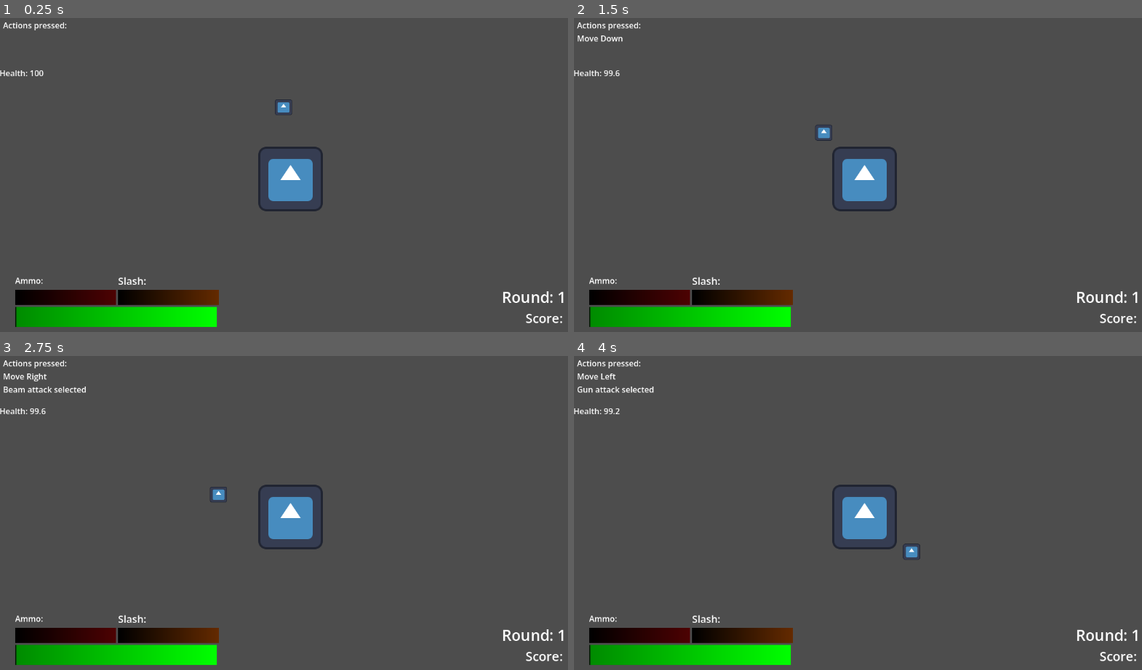
Above: before the commit, frames 1-4 (two rows, left to right).
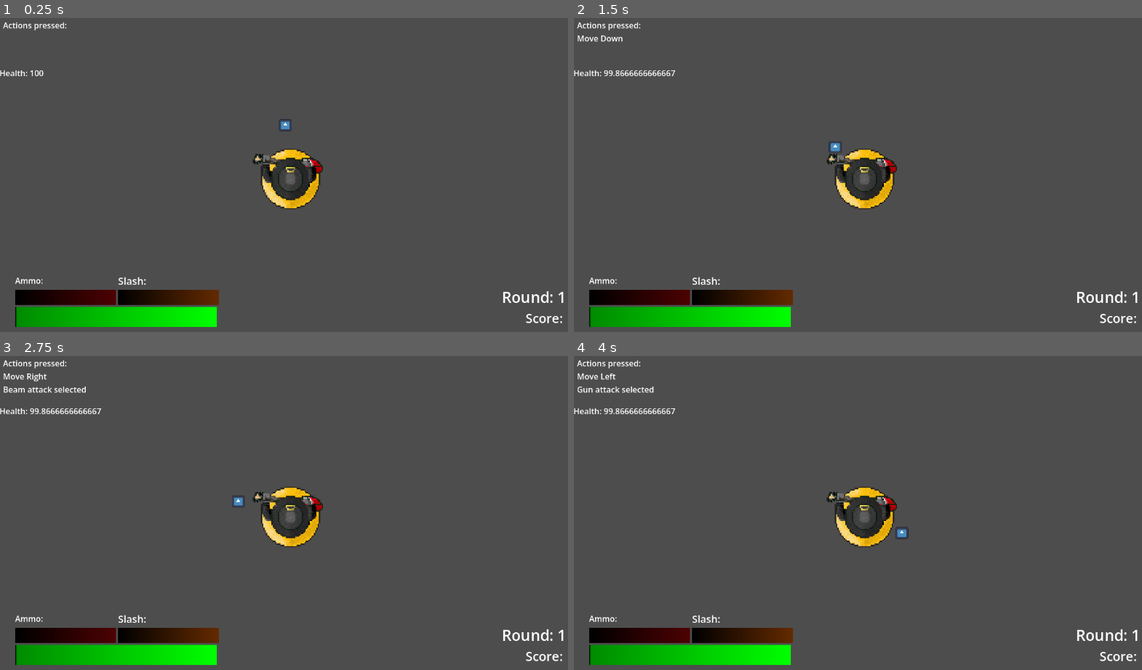
Above: after the commit, the same moments.

Repository: Rhyslan/GuitarBoard_Game
Game: Godot game, scene res://scenes/test/test.tscn
The game is run twice, just before and just after one commit, with the same random seed, the same clock (stepped at 60 frames per second) and the same inputs. The engine's default icon, where the game draws it, is replaced by a stand-in: a white triangle on a blue panel in a dark square.
Inputs:
- Up to frame 1 (0.25 s): no input
- Up to frame 2 (1.5 s): hold D (Right) 0.53-1.28 s; hold 3 (Slash) 0.53-1.28 s; tap Space (Jump) at 0.77 s; hold S (Down) from 1.28 s (still down); tap Left (Attack) at 1.35 s
- Up to frame 3 (2.75 s): tap Space (Jump) at 1.52 s; tap 3 (Slash) at 1.55, 2.3 s; release S (Down) at 2.03 s; hold D (Right) from 2.03 s (still down); hold 2 (Beam) from 2.03 s (still down)
- Up to frame 4 (4 s): release D (Right) at 2.78 s; release 2 (Beam) at 2.78 s; hold W (Up) 2.78-3.53 s; tap 4 (Dash) at 2.85 s; tap Space (Jump) at 3.02, 3.77 s; tap 3 (Slash) at 3.05, 3.8 s; hold A (Left) from 3.53 s (still down); hold 1 (Gun) from 3.53 s (still down)

The runs differ from the first frame. In frame 1, 2.1% of the frame differs, in the area x 44-57%, y 25-62%; in frame 2, 2.2%; in frame 3, 2.2%; in frame 4, 2.2%, in the area x 7-61%, y 16-65%.

Commit message:
Add assets and update slash collision shape

Diff:
--- a/guitar-board/entities/enemies/mob.tscn
+++ b/guitar-board/entities/enemies/mob.tscn
@@ -9,6 +9,8 @@
 [sub_resource type="RectangleShape2D" id="RectangleShape2D_xapus"]
 
 [node name="Mob" type="CharacterBody2D" unique_id=409378065 groups=["mobs"]]
+collision_layer = 3
+collision_mask = 3
 platform_floor_layers = 4294901760
 script = ExtResource("1_d8mg4")
 
--- a/guitar-board/entities/player/beam.tscn
+++ b/guitar-board/entities/player/beam.tscn
@@ -1,19 +1,27 @@
 [gd_scene format=3 uid="uid://dpydk6uympif0"]
 
 [ext_resource type="Script" uid="uid://dy76fbmv72act" path="res://entities/player/beam.gd" id="1_7u0ro"]
-[ext_resource type="Texture2D" uid="uid://b3gnxabljblmq" path="res://assets/beam.png" id="2_idiqm"]
+[ext_resource type="Texture2D" uid="uid://jv7a3pd1clyc" path="res://assets/player/actions/beam.png" id="2_idiqm"]
 
 [sub_resource type="RectangleShape2D" id="RectangleShape2D_idiqm"]
 size = Vector2(80, 80)
+
+[sub_resource type="AnimatedTexture" id="AnimatedTexture_7u0ro"]
+frames = 4
+frame_0/texture = ExtResource("2_idiqm")
+frame_1/duration = 1.0
+frame_2/duration = 1.0
+frame_3/duration = 1.0
 
 [node name="Beam" type="ShapeCast2D" unique_id=322907689]
 shape = SubResource("RectangleShape2D_idiqm")
 target_position = Vector2(0, 0)
 script = ExtResource("1_7u0ro")
+start_distance = 0.0
 
 [node name="Line2D" type="Line2D" parent="." unique_id=730368625]
-points = PackedVector2Array(0, 0, 0, -50)
+visible = false
+points = PackedVector2Array(0, 0, 0, -68)
 width = 80.0
-texture = ExtResource("2_idiqm")
+texture = SubResource("AnimatedTexture_7u0ro")
 texture_mode = 2
-end_cap_mode = 2
--- a/guitar-board/entities/player/bullet.tscn
+++ b/guitar-board/entities/player/bullet.tscn
@@ -1,20 +1,22 @@
 [gd_scene format=3 uid="uid://bhmf7u255m5s6"]
 
 [ext_resource type="Script" uid="uid://ddmnlidojtchn" path="res://entities/player/bullet.gd" id="1_2qgwa"]
-[ext_resource type="Texture2D" uid="uid://bxb4828pdw3v" path="res://assets/bullet.png" id="2_leoqw"]
+[ext_resource type="Texture2D" uid="uid://djjrjpy3oxj0w" path="res://assets/player/actions/bullet.png" id="2_2qgwa"]
 
 [sub_resource type="RectangleShape2D" id="RectangleShape2D_uai0c"]
-size = Vector2(27, 31)
+size = Vector2(24, 49)
 
 [node name="Bullet" type="Area2D" unique_id=189824765]
+collision_layer = 2
+collision_mask = 2
 script = ExtResource("1_2qgwa")
 
 [node name="Sprite2D" type="Sprite2D" parent="." unique_id=329968743]
-scale = Vector2(0.2, 0.2)
-texture = ExtResource("2_leoqw")
+scale = Vector2(0.1, 0.1)
+texture = ExtResource("2_2qgwa")
 
 [node name="CollisionShape2D" type="CollisionShape2D" parent="." unique_id=123225681]
-position = Vector2(0.5, -1.5)
+position = Vector2(0, -8.5)
 shape = SubResource("RectangleShape2D_uai0c")
 
 [connection signal="body_entered" from="." to="." method="_on_body_entered"]
--- a/guitar-board/entities/player/player.tscn
+++ b/guitar-board/entities/player/player.tscn
@@ -1,30 +1,37 @@
 [gd_scene format=3 uid="uid://bg6bi64miavng"]
 
 [ext_resource type="Script" uid="uid://bnueex7p0hhet" path="res://entities/player/player.gd" id="1_abrql"]
-[ext_resource type="Texture2D" uid="uid://ia7x8qr8jrxi" path="res://icon.svg" id="1_symyc"]
 [ext_resource type="PackedScene" uid="uid://bhmf7u255m5s6" path="res://entities/player/bullet.tscn" id="2_sglur"]
+[ext_resource type="Texture2D" uid="uid://c4112t0f88k5s" path="res://assets/player/Player.png" id="3_fkugw"]
 [ext_resource type="PackedScene" uid="uid://46e1880n55v4" path="res://entities/player/slash.tscn" id="4_fkugw"]
 [ext_resource type="PackedScene" uid="uid://dpydk6uympif0" path="res://entities/player/beam.tscn" id="5_8fjmc"]
 
-[sub_resource type="RectangleShape2D" id="RectangleShape2D_abrql"]
-size = Vector2(128, 128)
+[sub_resource type="CircleShape2D" id="CircleShape2D_fkugw"]
+radius = 74.168724
 
 [node name="Player" type="CharacterBody2D" unique_id=2057214509]
 script = ExtResource("1_abrql")
 Bullet = ExtResource("2_sglur")
 
 [node name="Sprite2D" type="Sprite2D" parent="." unique_id=1378449976]
-texture = ExtResource("1_symyc")
+scale = Vector2(0.1, 0.1)
+texture = ExtResource("3_fkugw")
 
 [node name="CollisionShape2D" type="CollisionShape2D" parent="." unique_id=534078518]
-shape = SubResource("RectangleShape2D_abrql")
+shape = SubResource("CircleShape2D_fkugw")
 
 [node name="Camera2D" type="Camera2D" parent="." unique_id=1237259525]
+zoom = Vector2(0.75, 0.75)
 
 [node name="AttackSpawn" type="Marker2D" parent="." unique_id=896916255]
-position = Vector2(0, -77)
+position = Vector2(0, -49)
 
 [node name="Slash" parent="." unique_id=822047906 instance=ExtResource("4_fkugw")]
+visible = false
+position = Vector2(0, -101)
 
 [node name="Beam" parent="." unique_id=942872429 instance=ExtResource("5_8fjmc")]
+position = Vector2(0, -51)
+target_position = Vector2(0, -50)
+collision_mask = 2
 dmg_per_sec = 10.0
--- a/guitar-board/entities/player/slash.gd
+++ b/guitar-board/entities/player/slash.gd
@@ -8,12 +8,13 @@
 	if body.is_in_group("mobs"):
 		mobs.append(body)
 
+
+func _on_body_exited(body: Node2D) -> void:
+	if body.is_in_group("mobs"):
+		mobs.erase(body)
+
+
 func _physics_process(delta: float) -> void:
 	if visible and len(mobs) > 0:
 		for mob in mobs:
 			mob.take_damage(3)
-
-
-func _on_body_exited(body: Node2D) -> void:
-	if body.is_in_group("mobs"):
-		mobs.erase(body)
--- a/guitar-board/entities/player/slash.tscn
+++ b/guitar-board/entities/player/slash.tscn
@@ -1,23 +1,20 @@
 [gd_scene format=3 uid="uid://46e1880n55v4"]
 
 [ext_resource type="Script" uid="uid://dxwbwlajqkn0t" path="res://entities/player/slash.gd" id="1_mvm5g"]
-[ext_resource type="Texture2D" uid="uid://cdjqia8mk0pyc" path="res://assets/slash.png" id="2_ii8qm"]
+[ext_resource type="Texture2D" uid="uid://cpkc74hd3lnl0" path="res://assets/player/actions/slash.png" id="2_mvm5g"]
 
-[sub_resource type="RectangleShape2D" id="RectangleShape2D_fkugw"]
-size = Vector2(186, 71)
-
-[node name="Slash" type="Area2D" unique_id=822047906]
-visible = false
+[node name="Slash" type="Area2D" unique_id=2007548748]
+collision_layer = 2
+collision_mask = 2
 script = ExtResource("1_mvm5g")
 
-[node name="CollisionShape2D2" type="CollisionShape2D" parent="." unique_id=334181344]
-position = Vector2(0, -102)
-shape = SubResource("RectangleShape2D_fkugw")
+[node name="CollisionPolygon2D" type="CollisionPolygon2D" parent="." unique_id=1927264013]
+polygon = PackedVector2Array(-87, 22, -58, -22, -1, -36, 58, -23, 89, 22)
 
-[node name="Sprite2D" type="Sprite2D" parent="." unique_id=783822637]
+[node name="Sprite2D" type="Sprite2D" parent="." unique_id=1475393773]
 modulate = Color(1, 1, 1, 0.53333336)
-position = Vector2(0, -143)
-texture = ExtResource("2_ii8qm")
+scale = Vector2(0.1, 0.1)
+texture = ExtResource("2_mvm5g")
 
 [connection signal="body_entered" from="." to="." method="_on_body_entered"]
 [connection signal="body_exited" from="." to="." method="_on_body_exited"]
Binary file added: guitar-board/assets/map/Tile1.png
Not shown, added: guitar-board/assets/map/Tile1.png.import
Binary file added: guitar-board/assets/player/Player.png
Not shown, added: guitar-board/assets/player/Player.png.import
Binary file added: guitar-board/assets/player/actions/Shield.png
Not shown, changed: guitar-board/assets/player/actions/Shield.png.import
Binary file added: guitar-board/assets/player/actions/ShieldLowOpacity.png
Not shown, changed: guitar-board/assets/player/actions/ShieldLowOpacity.png.import
Binary file added: guitar-board/assets/player/actions/beam.png
Not shown, added: guitar-board/assets/player/actions/beam.png.import
Binary file added: guitar-board/assets/player/actions/bullet.png
Not shown, added: guitar-board/assets/player/actions/bullet.png.import
(and 14 more such lines)
